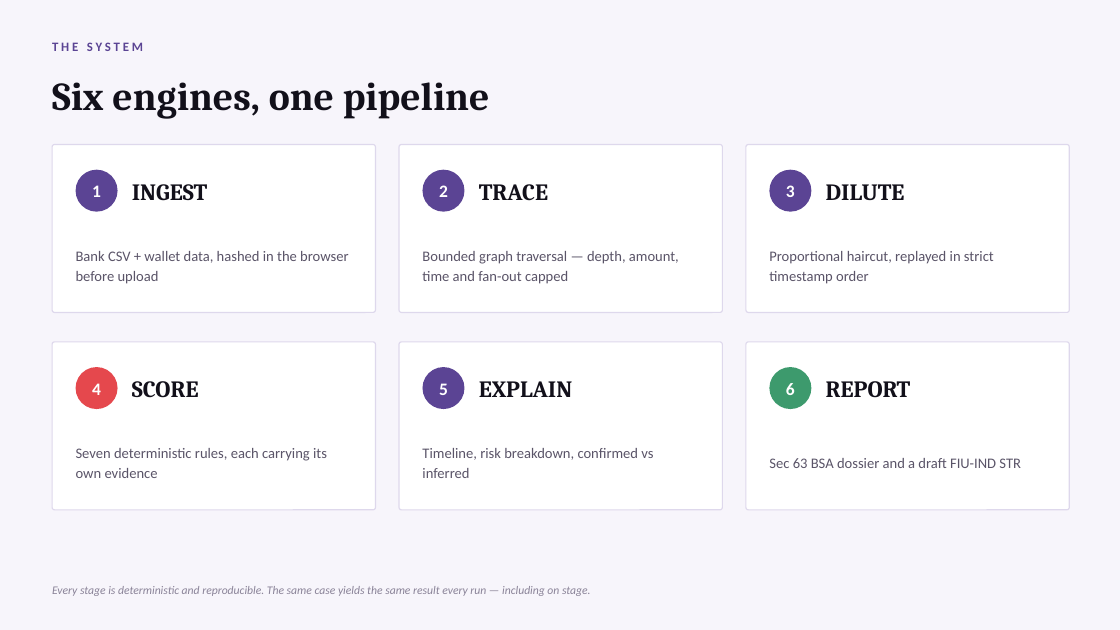
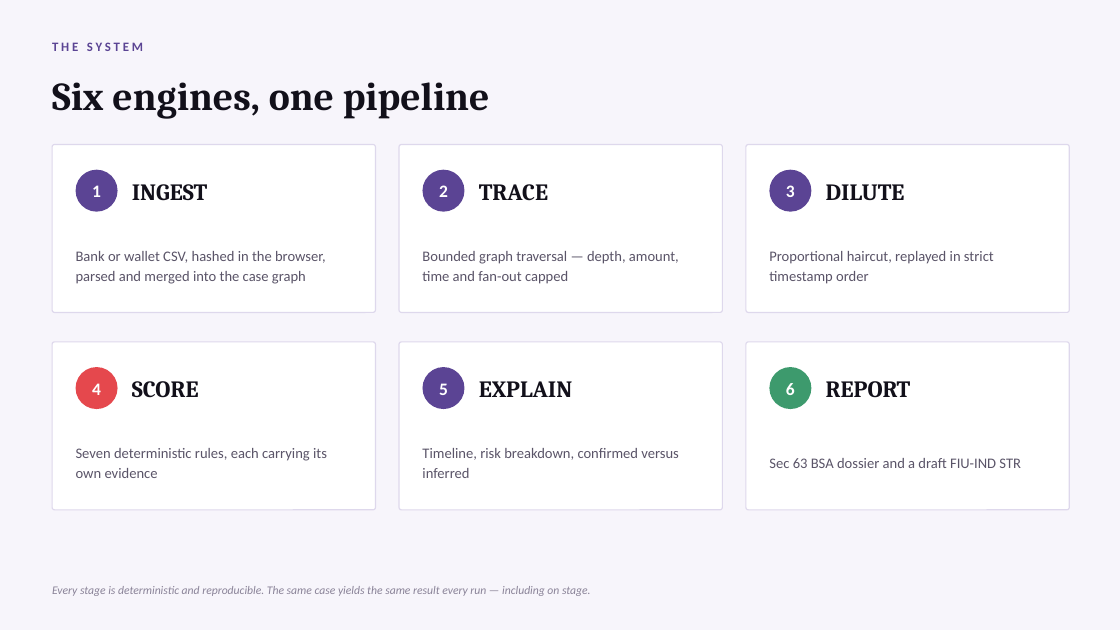
Before and after one commit to 23f2001033/project-violet-milk, a slide deck: slide 4 of Violet_Milk_Deck_2026.pptx. Drawn at 1120x630 pixels with LibreOffice and Linux fonts; fonts in the diff are those of the drawing. Boxes give left, top, right and bottom in pixels: in the first picture for what was removed or moved away, otherwise in the second. Text is boxed around its words. In the diff, an @@ line names an element or a change of style, - is before the commit and + after.

```diff
--- a/Violet_Milk_Deck_2026.pptx
+++ b/Violet_Milk_Deck_2026.pptx
@@ text at bbox=[76, 251, 326, 284]: text changed @@
-Bank CSV + wallet data, hashed in the browser before upload
+Bank or wallet CSV, hashed in the browser, parsed and merged into the case graph
@@ text at bbox=[422, 448, 679, 478]: text changed @@
-Timeline, risk breakdown, confirmed vs inferred
+Timeline, risk breakdown, confirmed versus inferred
```
Also in this commit, not shown: 2 other slides changed, 1 slide added, 22 other files.
